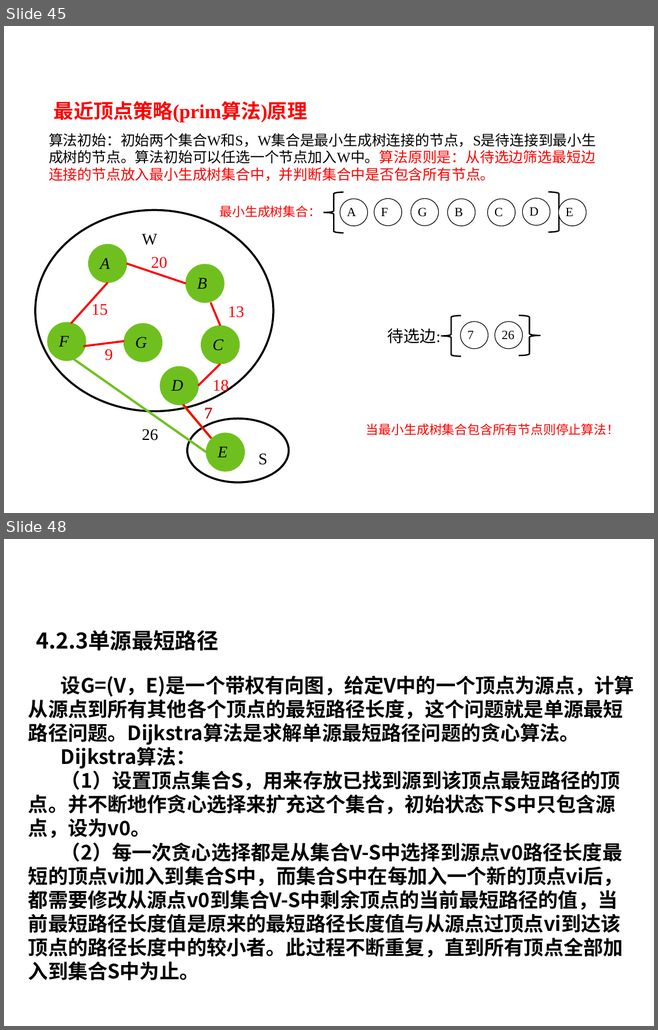
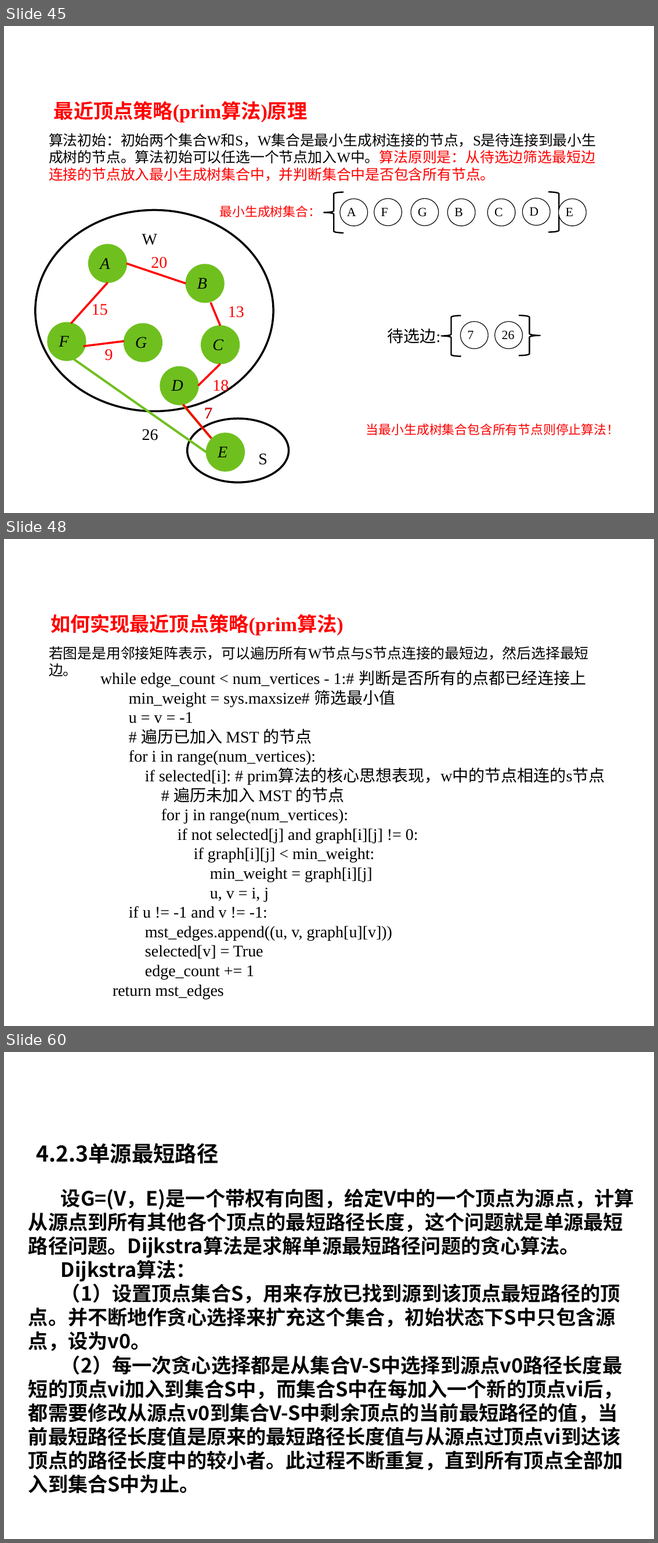
Before and after one commit to liutongling/DP, a slide deck: file/第4章 贪心法.pptx. Shown one above the other, each under a label of ours: slides 45 and 48 before the commit, slides 45, 48 and 60 after it; the slides between them are not shown. The pictures are 658x1030 and 658x1543 pixels, drawn with LibreOffice and Linux fonts; fonts in the diff are those of the drawing; background and template pictures are left out. Boxes give left, top, right and bottom in pixels: in the first picture for what was removed or moved away, otherwise in the second. Text is boxed around its words. In the diff, an @@ line names an element or a change of style, - is before the commit and + after.

```diff
--- a/file/第4章 贪心法.pptx
+++ b/file/第4章 贪心法.pptx
@@ slide 48 added at (x1=4, y1=539, x2=654, y2=1026), background #FFFFFF @@
@@ text added at (x1=50, y1=614, x2=343, y2=636), 22 pt, text #FF0000, bold @@
+如何实现最近顶点策略(prim算法)
@@ text added at (x1=49, y1=646, x2=589, y2=676), 16 pt, text #000000 @@
+若图是是用邻接矩阵表示，可以遍历所有W节点与S节点连接的最短边，然后选择最短边。
@@ text added at (x1=100, y1=670, x2=604, y2=999), 18 pt, text #000000 @@
+while edge_count < num_vertices - 1:# 判断是否所有的点都已经连接上
+min_weight = sys.maxsize# 筛选最小值
+u = v = -1
+# 遍历已加入 MST 的节点
+for i in range(num_vertices):
+if selected[i]: # prim算法的核心思想表现，w中的节点相连的s节点
+# 遍历未加入 MST 的节点
+for j in range(num_vertices):
+if not selected[j] and graph[i][j] != 0:
+if graph[i][j] < min_weight:
+min_weight = graph[i][j]
+u, v = i, j
+if u != -1 and v != -1:
+mst_edges.append((u, v, graph[u][v]))
+selected[v] = True
+edge_count += 1
+return mst_edges
@@ what was slide 48 is now slide 60 @@
```
Also in this commit, not shown: 1 slide changed, 13 other slides added, 2 slides removed, 2 other files.
